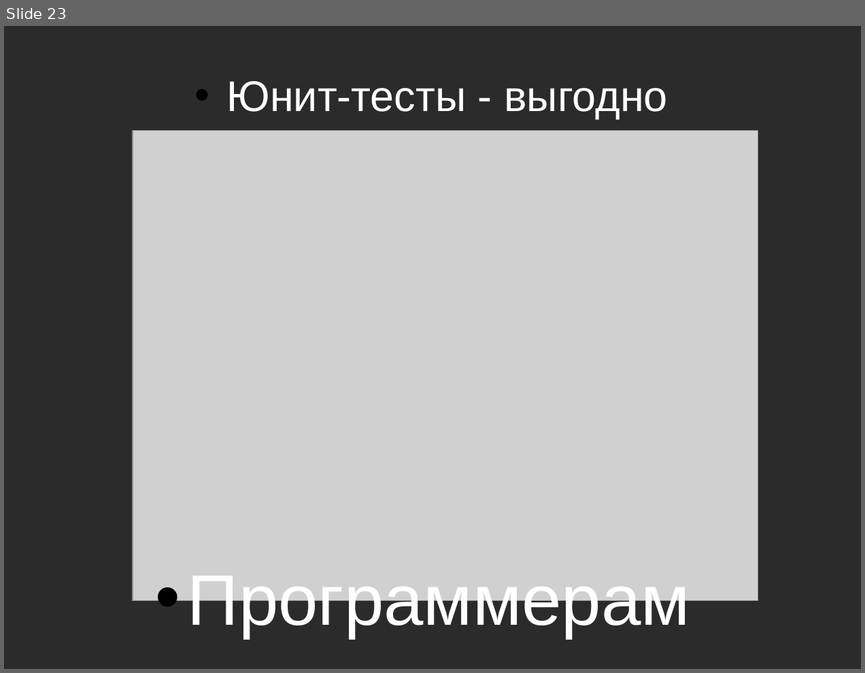
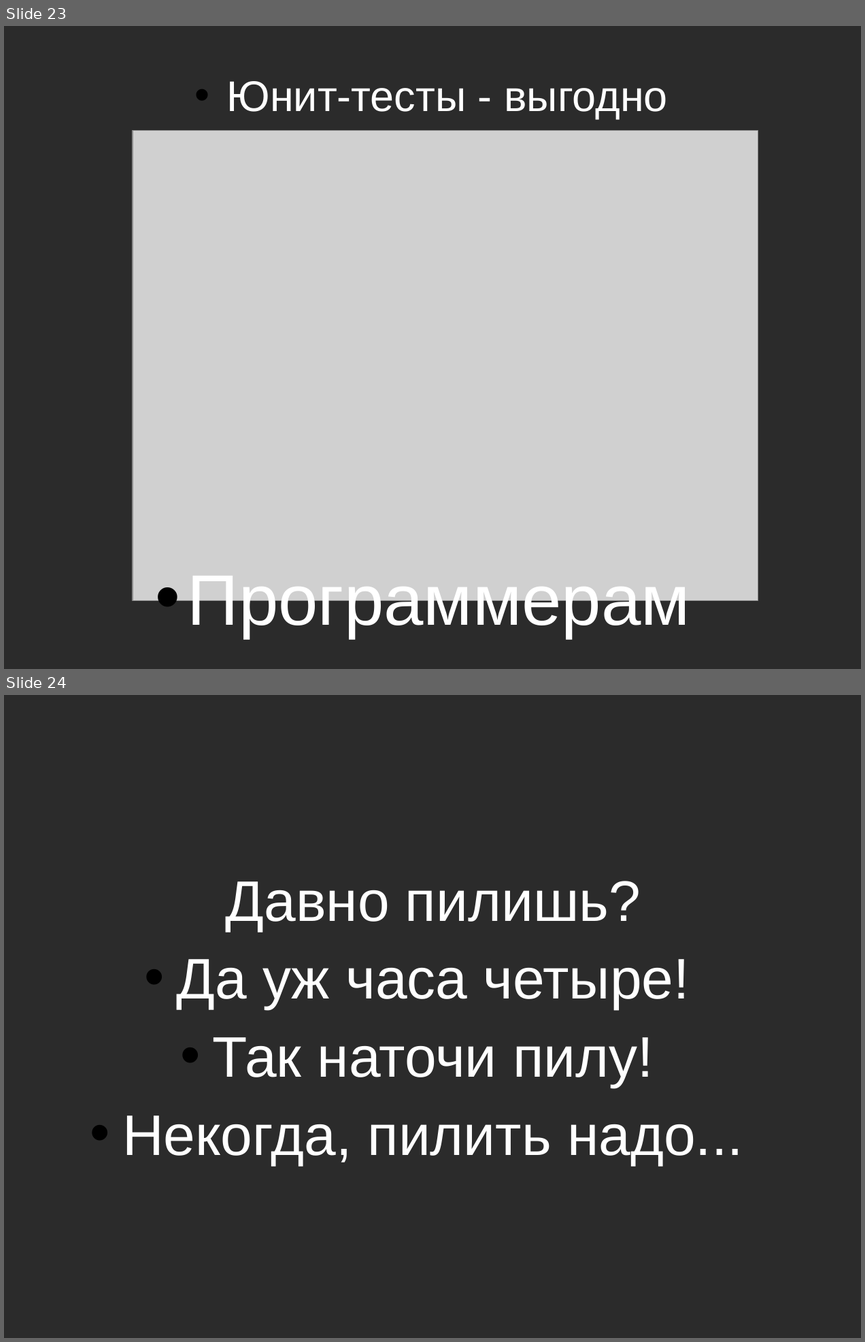
Before and after one commit to asolntsev/presentations, a slide deck: ui-tests/the_fast_and_the_continuous.seleniumcamp2014.odp. Shown one above the other, each under a label of ours: slide 23 before the commit, slides 23 and 24 after it. The pictures are 865x673 and 865x1342 pixels, drawn with LibreOffice and Linux fonts; fonts in the diff are those of the drawing; grey boxes stand for pictures; background and template pictures are left out; a plain dark background stands for a picture behind light text. Boxes give left, top, right and bottom in pixels: in the first picture for what was removed or moved away, otherwise in the second. Text is boxed around its words. In the diff, an @@ line names an element or a change of style, - is before the commit and + after.

```diff
--- a/ui-tests/the_fast_and_the_continuous.seleniumcamp2014.odp
+++ b/ui-tests/the_fast_and_the_continuous.seleniumcamp2014.odp
@@ slide 24 added at (4, 695, 861, 1338), background picture (left out) @@
@@ text added at (122, 881, 743, 1165), 48 pt, text #FFFFFF @@
+Давно пилишь?
+• Да уж часа четыре!
+• Так наточи пилу!
+• Некогда, пилить надо...
```
Also in this commit, not shown: 6 slides changed, 21 other slides added, 3 slides removed.
